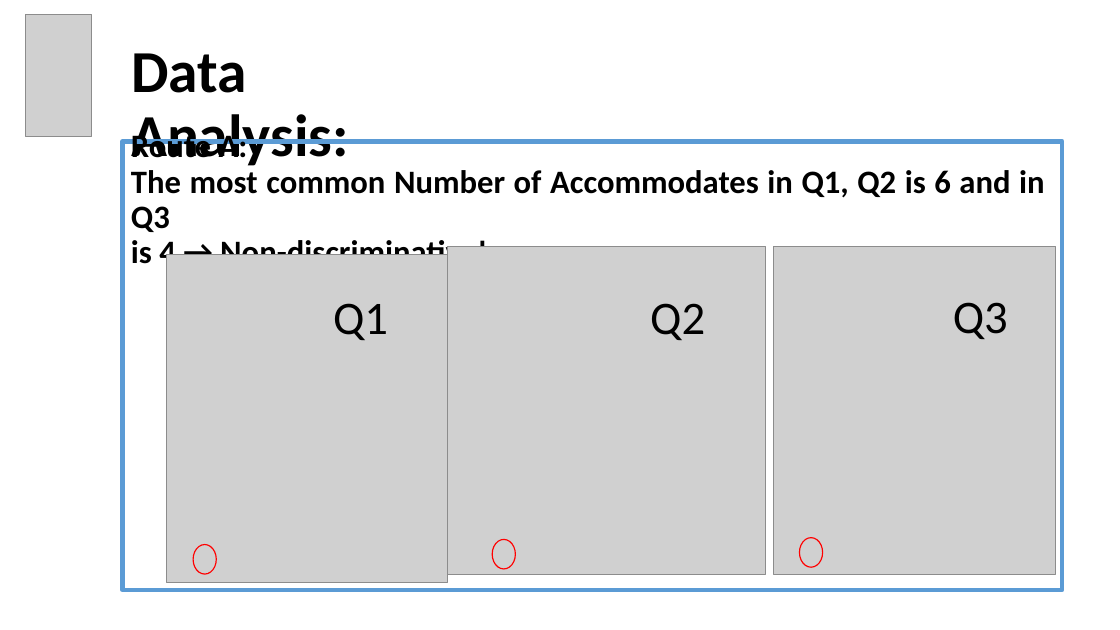
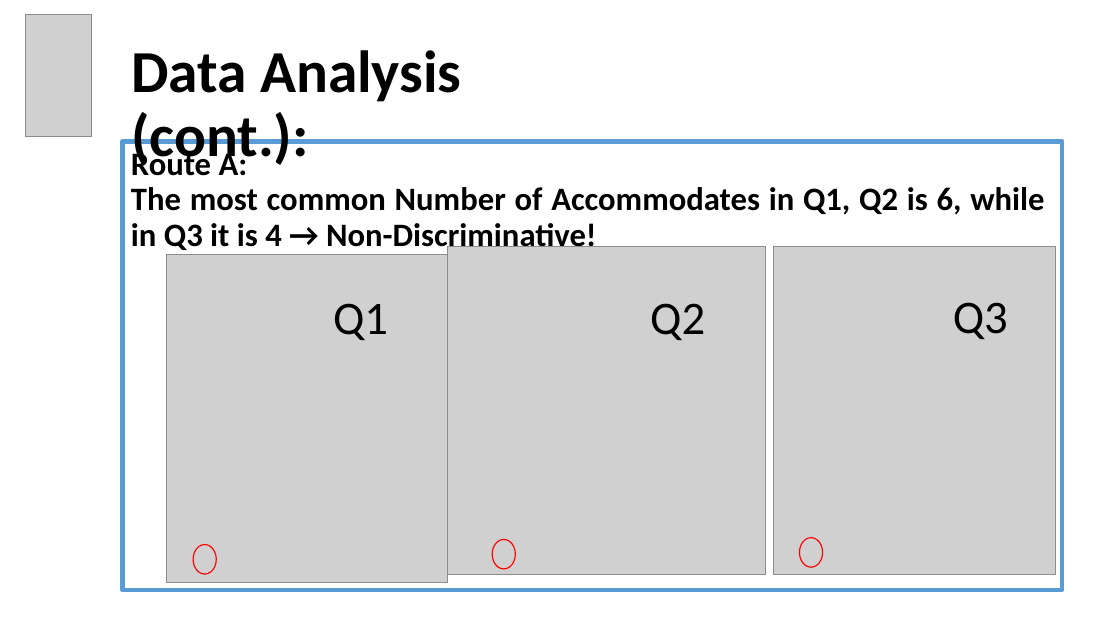
Before and after one commit to EyalVultz/Fianl-Project-Data-Analyst-Program-Hebrew-University-of-Jerusalem-Class-4-Group-2, a slide deck: slide 10 of Final Project Data Analyst Program Hebrew University of Jerusalem Class No. 4 Group 2.pptx. Drawn at 1120x630 pixels with LibreOffice and Linux fonts; fonts in the diff are those of the drawing; grey boxes stand for pictures. Boxes give left, top, right and bottom in pixels: in the first picture for what was removed or moved away, otherwise in the second. Text is boxed around its words. In the diff, an @@ line names an element or a change of style, - is before the commit and + after.

```diff
--- a/Final Project Data Analyst Program Hebrew University of Jerusalem Class No. 4 Group 2.pptx
+++ b/Final Project Data Analyst Program Hebrew University of Jerusalem Class No. 4 Group 2.pptx
@@ title at bbox=[131, 50, 462, 171]: text changed @@
-Data Analysis:
+Data Analysis (cont.):
@@ text at bbox=[131, 187, 1044, 254]: text changed @@
-The most common Number of Accommodates in Q1, Q2 is 6 and in Q3
-is 4 → Non-discriminative!
+The most common Number of Accommodates in Q1, Q2 is 6, while in Q3 it is 4 → Non-Discriminative!
```
Also in this commit, not shown: 11 other slides changed.
